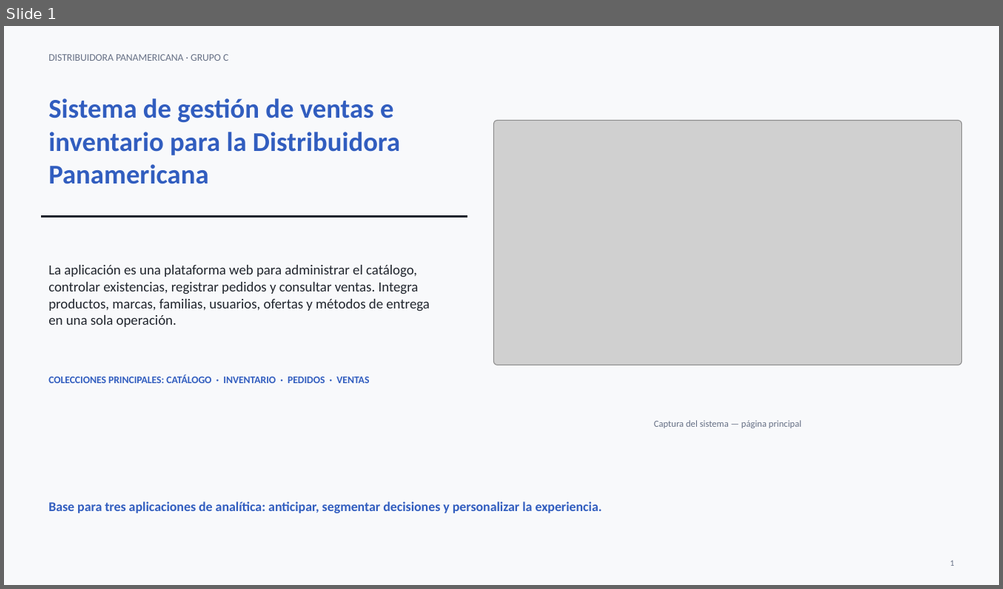
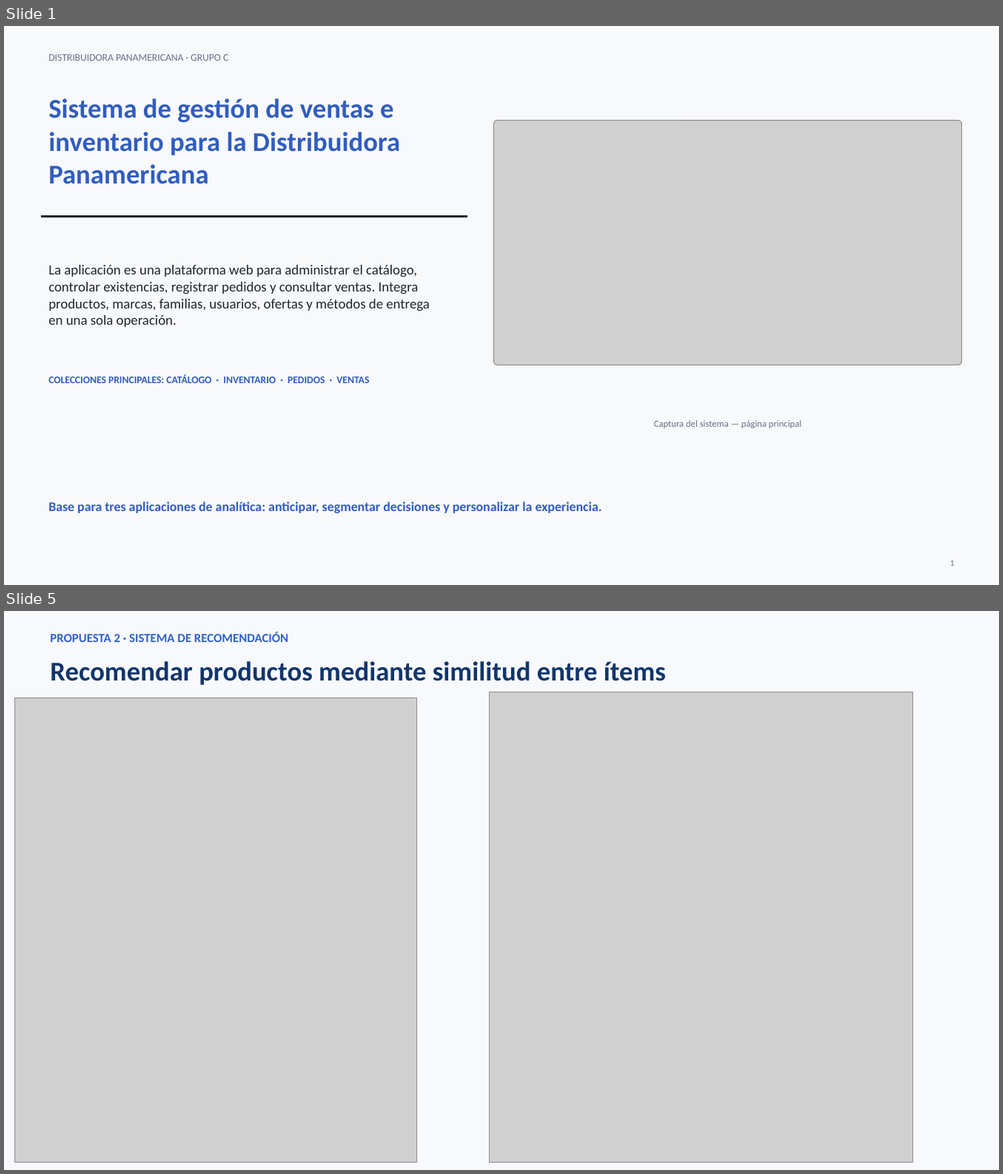
Before and after one commit to Oscar-David-Dela-Cruz-Hdez/pryBinaBack, a slide deck: outputs/Propuestas_analitica_Distribuidora_Panamericana_campos_completos.pptx. Shown one above the other, each under a label of ours: slide 1 before the commit, slides 1 and 5 after it; the slides between them are not shown. The pictures are 1003x589 and 1003x1174 pixels, drawn with LibreOffice and Linux fonts; fonts in the diff are those of the drawing; grey boxes stand for pictures. Boxes give left, top, right and bottom in pixels: in the first picture for what was removed or moved away, otherwise in the second. Text is boxed around its words. In the diff, an @@ line names an element or a change of style, - is before the commit and + after.

```diff
--- a/outputs/Propuestas_analitica_Distribuidora_Panamericana_campos_completos.pptx
+++ b/outputs/Propuestas_analitica_Distribuidora_Panamericana_campos_completos.pptx
@@ slide 5 added at [4, 611, 999, 1170], background #F7F9FC @@
@@ text added at [50, 632, 288, 642], 12 pt, text #2F62C7, bold @@
+PROPUESTA 2 · SISTEMA DE RECOMENDACIÓN
@@ text added at [50, 661, 666, 685], 26.2 pt, text #12356B, bold @@
+Recomendar productos mediante similitud entre ítems
@@ picture added at [14, 698, 417, 1163] @@
@@ picture added at [489, 692, 913, 1163] @@
```
Also in this commit, not shown: 2 slides changed, 1 other slide added, 31 other files.
